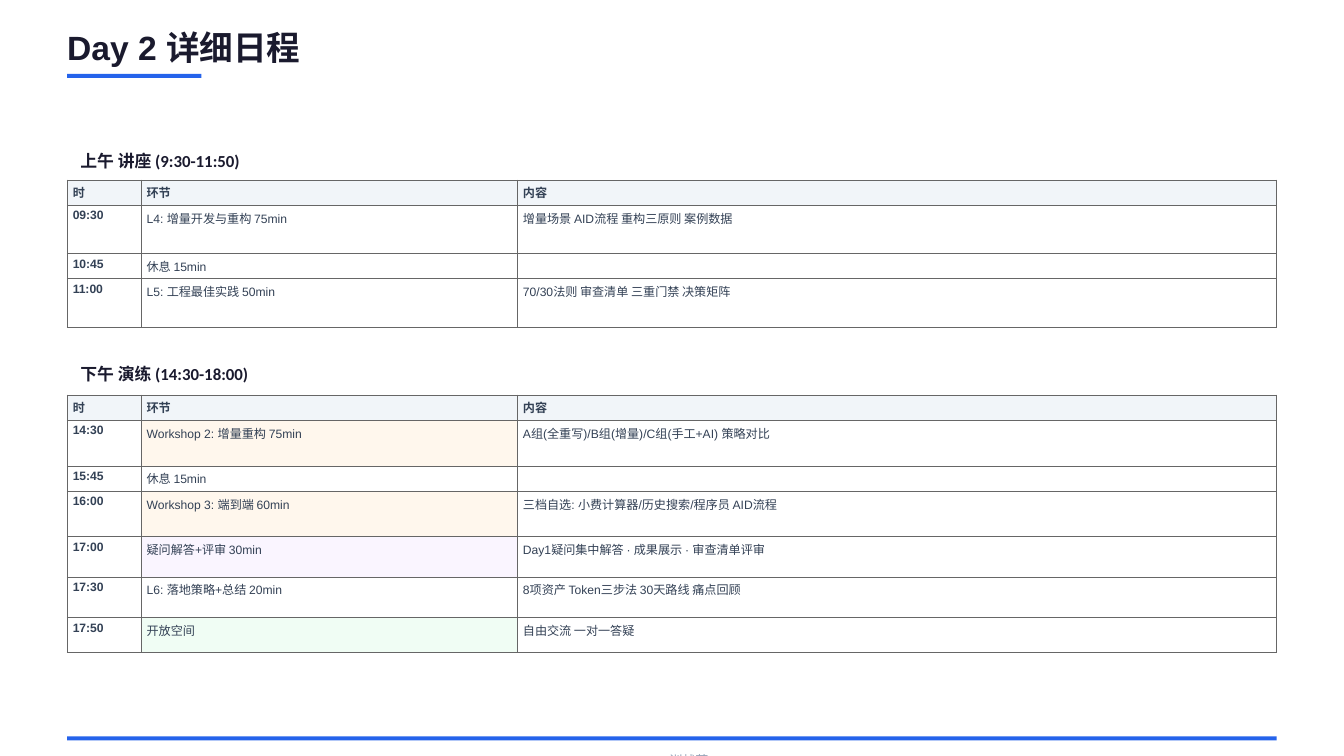
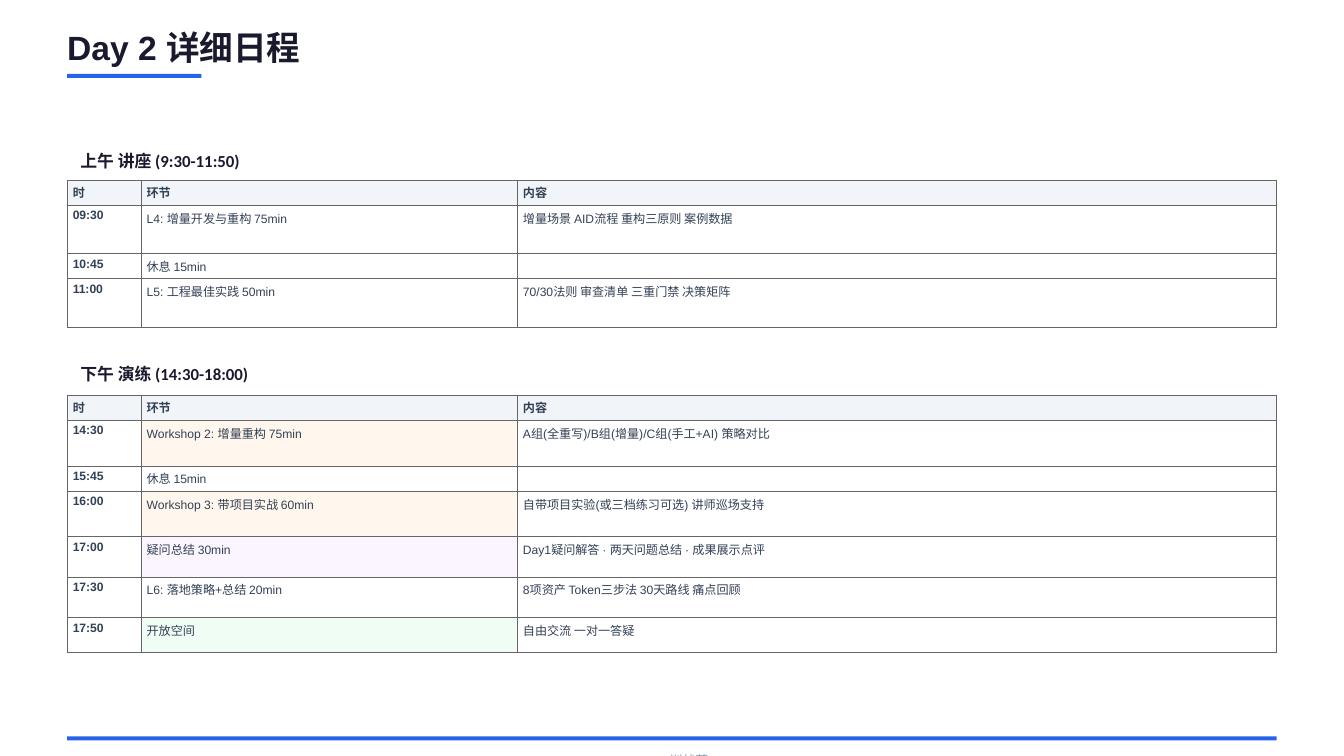
Before and after one commit to JungleTestLabs/ai-coding-training, a slide deck: slide 4 of docs/AI-Native-训战营-介绍与日程.pptx. Drawn at 1344x756 pixels with LibreOffice and Linux fonts; fonts in the diff are those of the drawing. Boxes give left, top, right and bottom in pixels: in the first picture for what was removed or moved away, otherwise in the second. Text is boxed around its words. In the diff, an @@ line names an element or a change of style, - is before the commit and + after.

Commit message:
docs: W1细化(hooks/上下文/Token), 17:00改为疑问总结, W3改为带项目实战

```diff
--- a/docs/AI-Native-训战营-介绍与日程.pptx
+++ b/docs/AI-Native-训战营-介绍与日程.pptx
@@ table at box(67, 395, 1277, 640) @@
-row 4, column 2: Workshop 3: 端到端 60min
+row 4, column 2: Workshop 3: 带项目实战 60min
-row 4, column 3: 三档自选: 小费计算器/历史搜索/程序员 AID流程
+row 4, column 3: 自带项目实验(或三档练习可选) 讲师巡场支持
-row 5, column 2: 疑问解答+评审 30min
+row 5, column 2: 疑问总结 30min
-row 5, column 3: Day1疑问集中解答 · 成果展示 · 审查清单评审
+row 5, column 3: Day1疑问解答 · 两天问题总结 · 成果展示点评
```
Also in this commit, not shown: 2 other slides changed, 2 other files.
